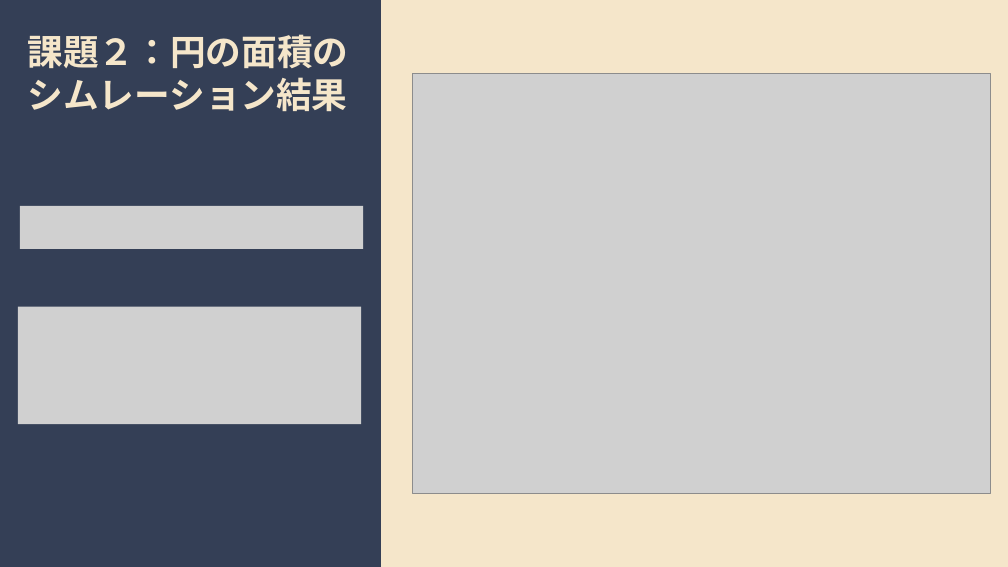
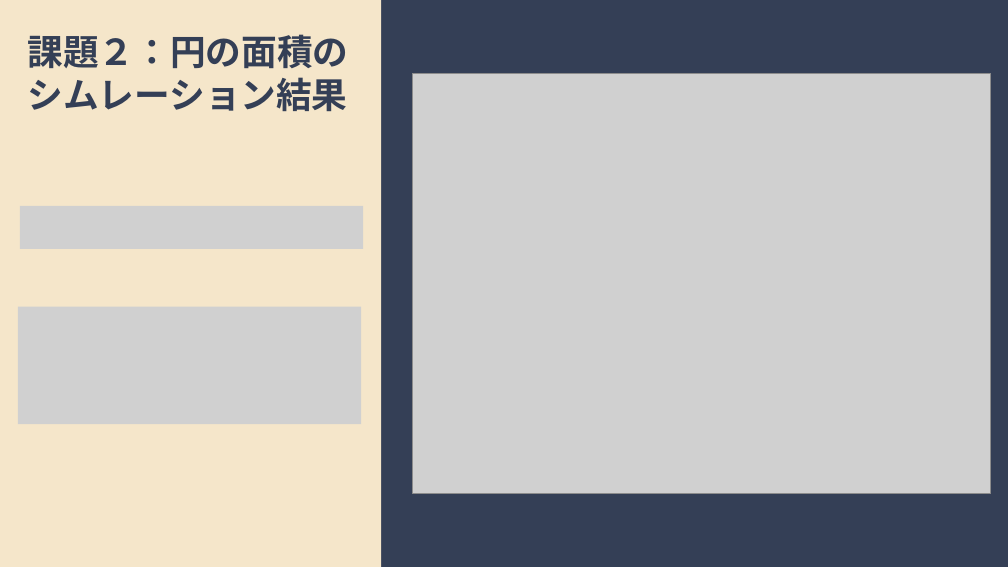
Before and after one commit to imamkhairi/jikkenII, a slide deck: slide 12 of random/presentation/presentation.pptx. Drawn at 1008x567 pixels with LibreOffice and Linux fonts; fonts in the diff are those of the drawing; grey boxes stand for pictures. Boxes give left, top, right and bottom in pixels: in the first picture for what was removed or moved away, otherwise in the second. Text is boxed around its words. In the diff, an @@ line names an element or a change of style, - is before the commit and + after.

```diff
--- a/random/presentation/presentation.pptx
+++ b/random/presentation/presentation.pptx
@@ rectangle added at (0, 0, 381, 567), fill #F5E6CA @@
@@ text "課題２：円の面積の" at (27, 34, 348, 111): text colour #F5E6CA to #343F56 @@
@@ rectangle removed at (381, 0, 1008, 567) @@
```
Also in this commit, not shown: 7 other slides changed, 13 slides added, 36 other files.
